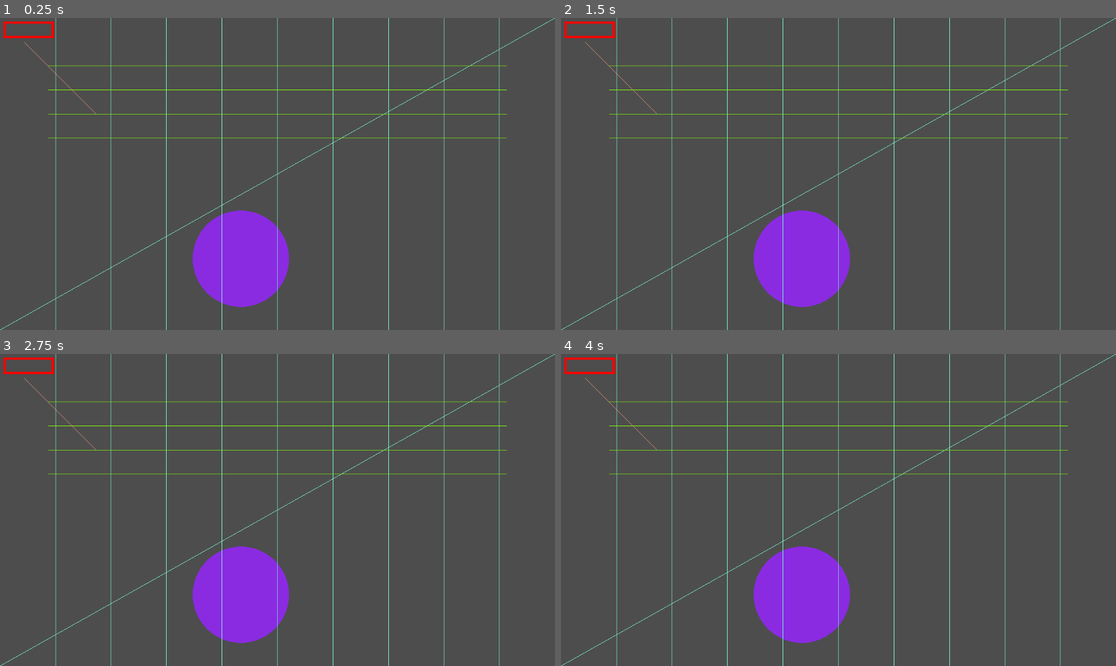
Above: before the commit, frames 1-4 (two rows, left to right).
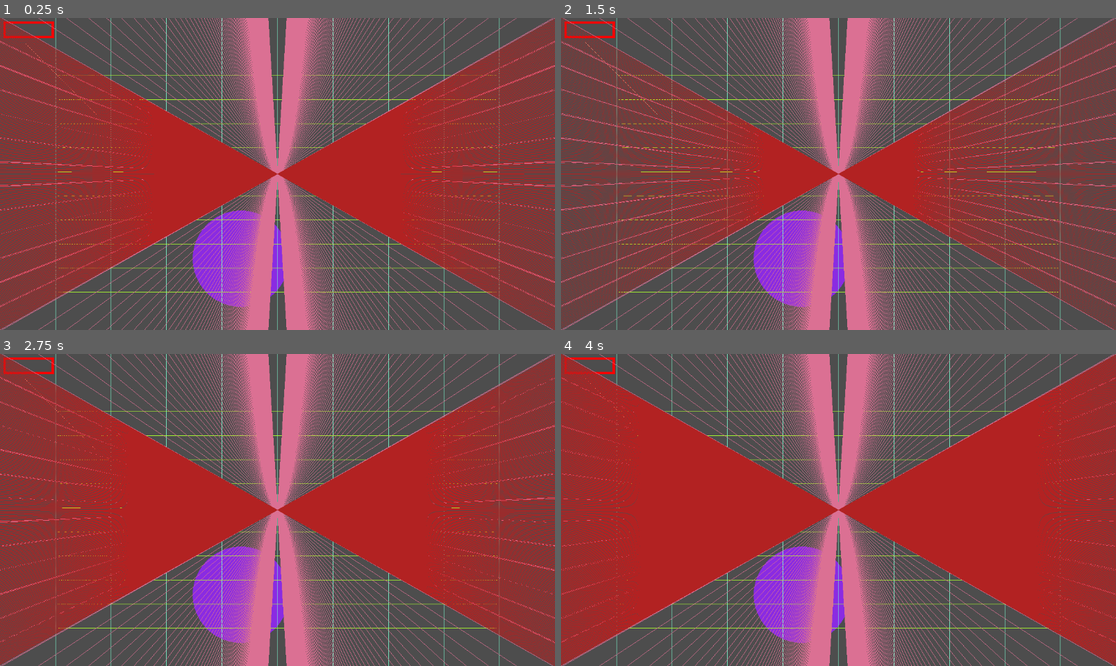
Above: after the commit, the same moments.

Repository: skooter500/GP-2024
Game: Godot game, scene res://loops.tscn
Same seed, same stepped clock (60 frames per second), same inputs: the game is played once before the commit and once after it. Before the commit the project has no main scene; this scene is started directly in both runs.
Inputs (mouse positions are in pixels of both pictures, inside the frame that each line leads up to):
- Up to frame 1 (0.25 s): no input
- Up to frame 2 (1.5 s): tap Enter at 0.5 s; move the mouse to (960, 158) at 0.52 s; tap Space at 1.25 s; move the mouse to (727, 189) at 1.27 s
- Up to frame 3 (2.75 s): tap Enter at 2 s; move the mouse to (333, 441) at 2.02 s
- Up to frame 4 (4 s): tap Space at 2.75 s; move the mouse to (810, 572) at 2.77 s; tap Enter at 3.5 s; move the mouse to (1005, 556) at 3.52 s

The runs differ from the first frame. In frame 1, 62% of the frame differs, in the area x 0-100%, y 0-100%; in frame 2, 51%; in frame 3, 64%; in frame 4, 66%.

Commit message:
WHERE IS MY BALLLLLL
the final one of it all

Diff:
--- a/week1/loops1/loops.gd
+++ b/week1/loops1/loops.gd
@@ -4,6 +4,7 @@
 	pass
 
 func _process(delta: float) -> void:
+	queue_redraw()
 	pass
 
 func _draw() -> void:
@@ -37,10 +38,30 @@
 	for i in range(num_lines):
 		draw_line(Vector2(i * w, 0), Vector2(i * w, s.x), Color.AQUAMARINE)
 
-	var num_h_lines = 4
+	var num_h_lines = 10
 	var gap = 50
-	var border = 100
+	var border = 120
+	for i in range(num_h_lines):
+		draw_line(Vector2(border, border + gap * i),
+		Vector2(v.size.x - border, border + gap * i), Color.GREEN_YELLOW)
 
-	for i in range(4):
-		draw_line(Vector2(border, border + gap * i), Vector2(v.size.x - border, border + gap * i), Color.CHARTREUSE)
+	for i in range(200):
+		draw_line(Vector2(0, gap * i), Vector2(v.size.x, v.size.y - i * gap), Color.PALE_VIOLET_RED)
+
+	for i in range(200):
+		draw_line(Vector2(v.size.x, gap * i), Vector2(0, v.size.y - i * gap), Color.PALE_VIOLET_RED)
+
+	var m = get_global_mouse_position()
+	print(m)
+
+	var num_c_lines = m.x / 2
+
+	gap = v.size.y / num_c_lines
+
+	for i in range(num_c_lines):
+		draw_line(Vector2(0, i * gap), Vector2(v.size.x, v.size.y - ( i * gap)), Color.FIREBRICK)
+
+
+	gap = v.size
+
 	pass
--- a/week1/loops1/project.godot
+++ b/week1/loops1/project.godot
@@ -11,5 +11,6 @@
 [application]
 
 config/name="loops1"
+run/main_scene="uid://bdwaq2cyx8vu1"
 config/features=PackedStringArray("4.4", "Forward Plus")
 config/icon="res://icon.svg"
